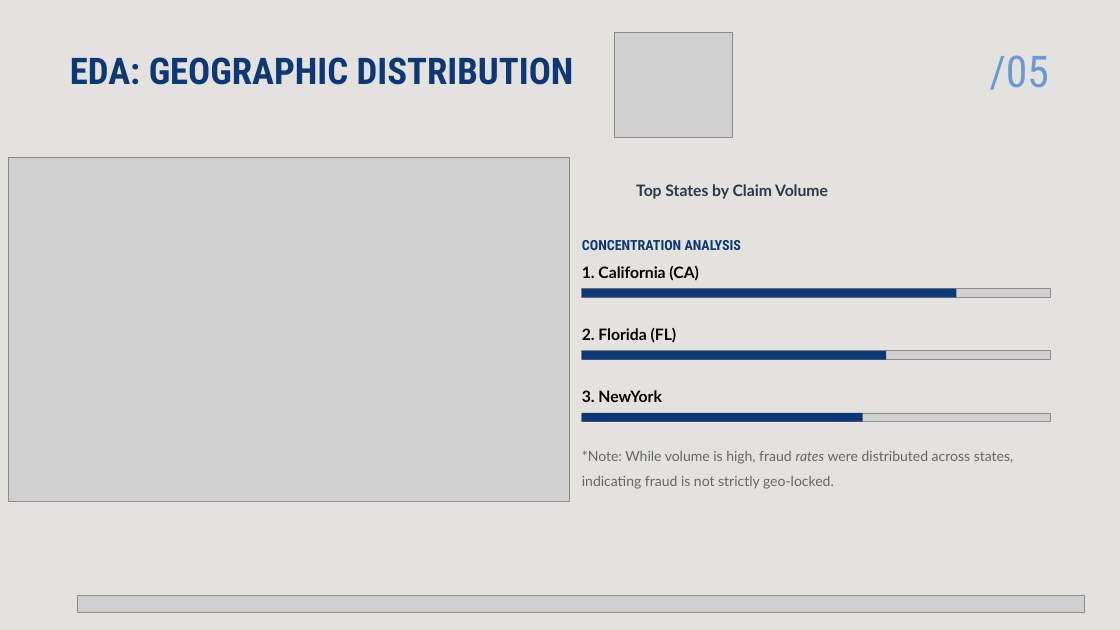
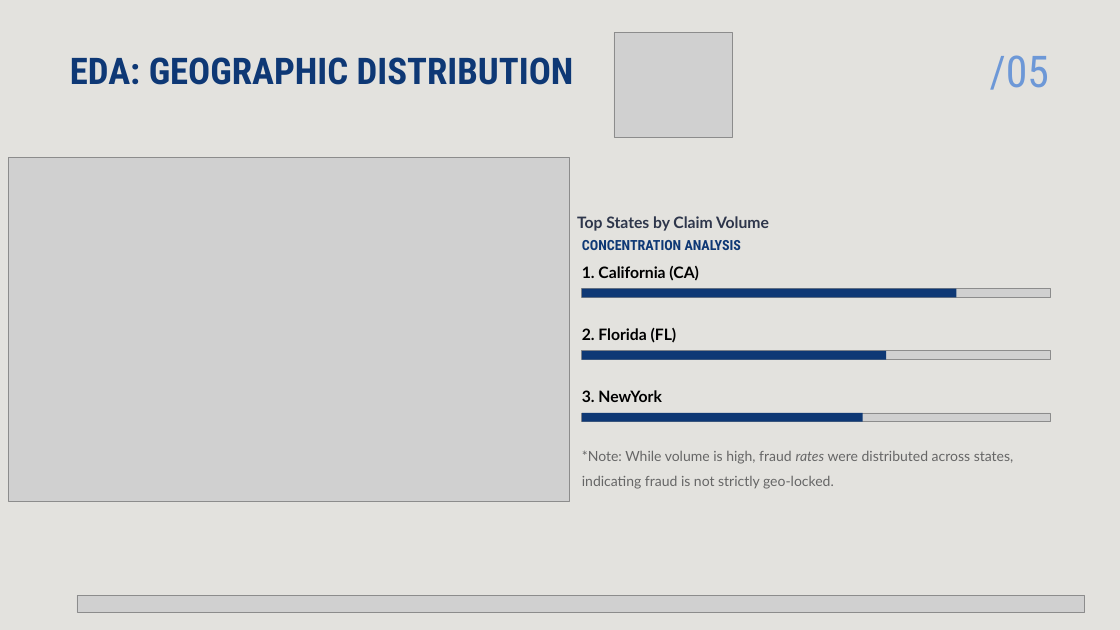
Before and after one commit to Ali-Tharwat/fraud_detection_project, a slide deck: slide 6 of reports/presentation.pptx. Drawn at 1120x630 pixels with LibreOffice and Linux fonts; fonts in the diff are those of the drawing; grey boxes stand for pictures. Boxes give left, top, right and bottom in pixels: in the first picture for what was removed or moved away, otherwise in the second. Text is boxed around its words. In the diff, an @@ line names an element or a change of style, - is before the commit and + after.

```diff
--- a/reports/presentation.pptx
+++ b/reports/presentation.pptx
@@ text "Top States by Claim Volume": place and size @@
-text "Top States by Claim Volume" at [636, 184, 828, 199]
+text "Top States by Claim Volume" at [577, 216, 769, 231]
```
Also in this commit, not shown: 20 other slides changed, 5 slides added, 1 slide removed, 1 other file.
